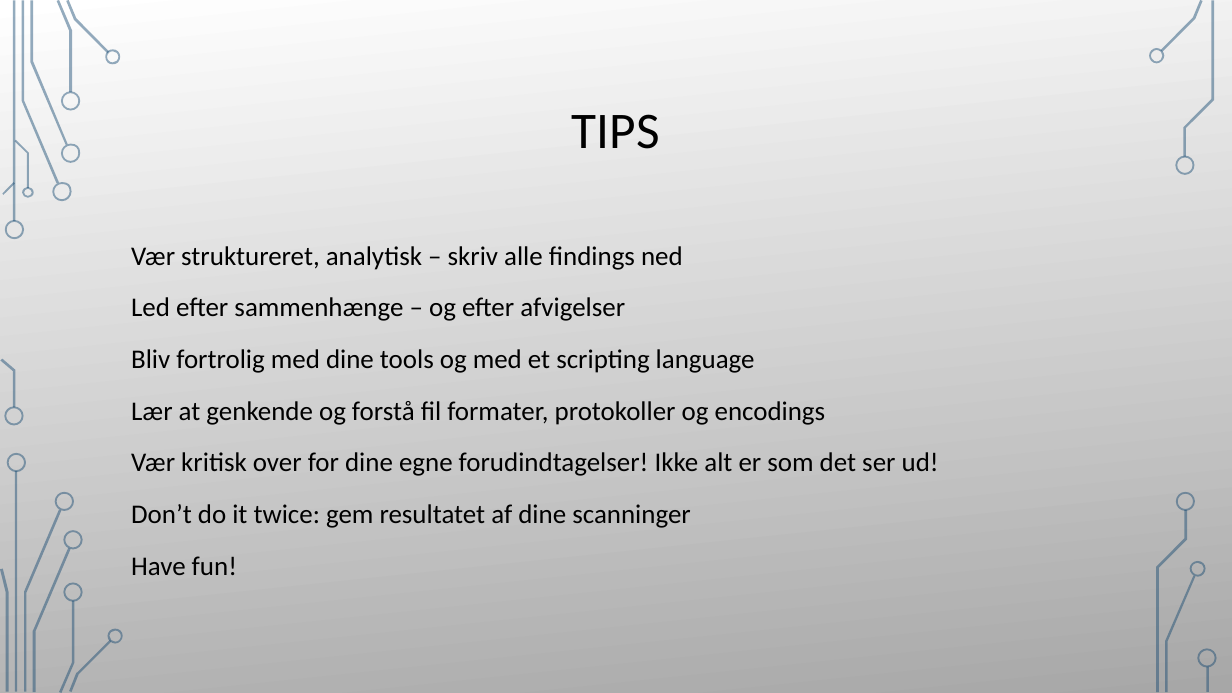
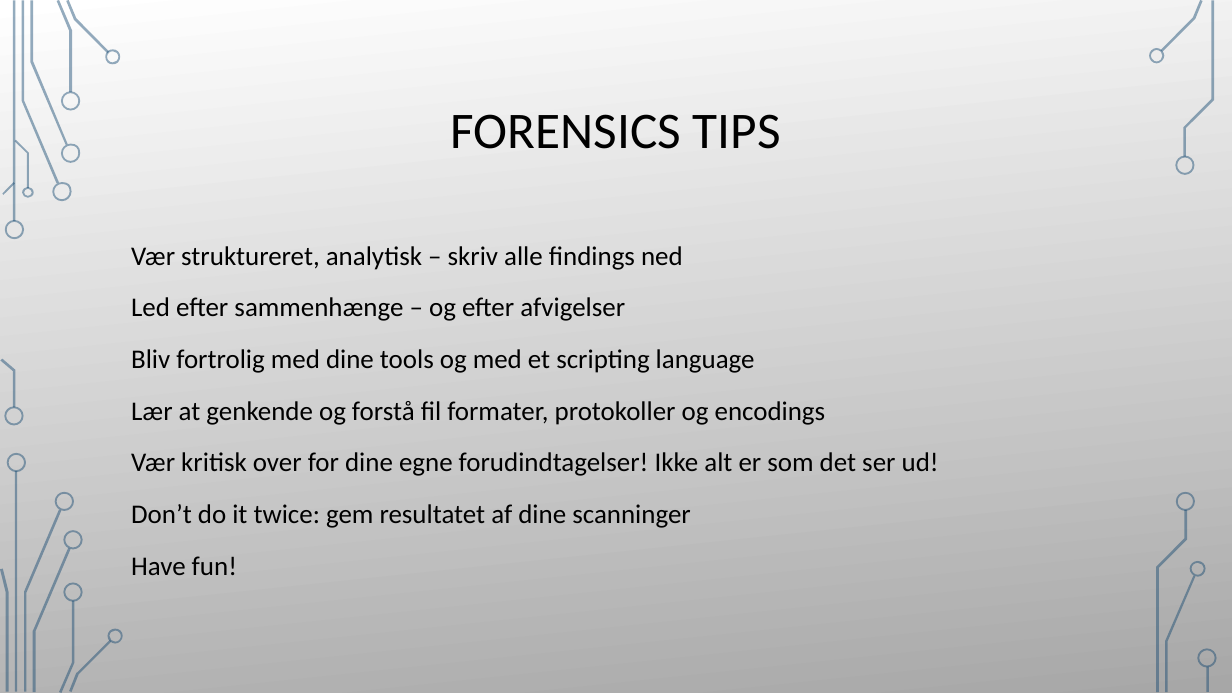
Before and after one commit to Nissen96/forensics-workshop, a slide deck: slide 29 of slides/forensics_slides.pptx (slide 28 before the commit). Drawn at 1232x693 pixels with LibreOffice and Linux fonts; fonts in the diff are those of the drawing; background and template pictures are left out. Boxes give left, top, right and bottom in pixels: in the first picture for what was removed or moved away, otherwise in the second. Text is boxed around its words. In the diff, an @@ line names an element or a change of style, - is before the commit and + after.

```diff
--- a/slides/forensics_slides.pptx
+++ b/slides/forensics_slides.pptx
@@ title at (x1=451, y1=114, x2=781, y2=149): text changed @@
-TIPS
+FORENSICS TIPS
```
Also in this commit, not shown: 3 other slides changed, 1 slide added, 2 other files.
